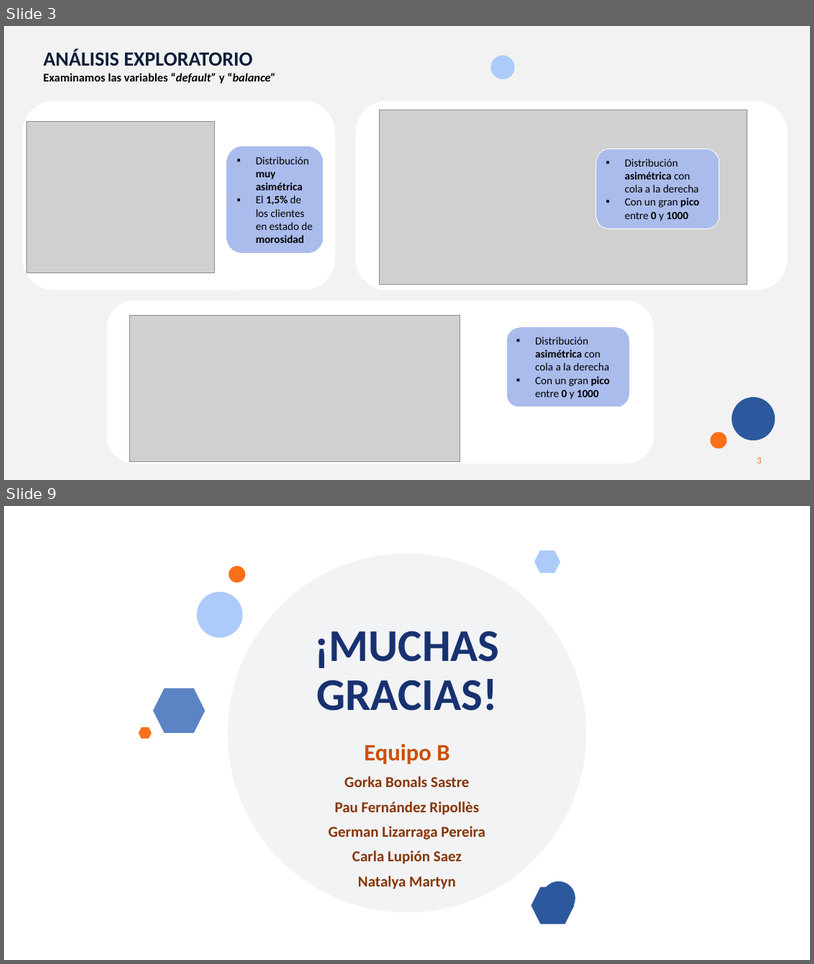
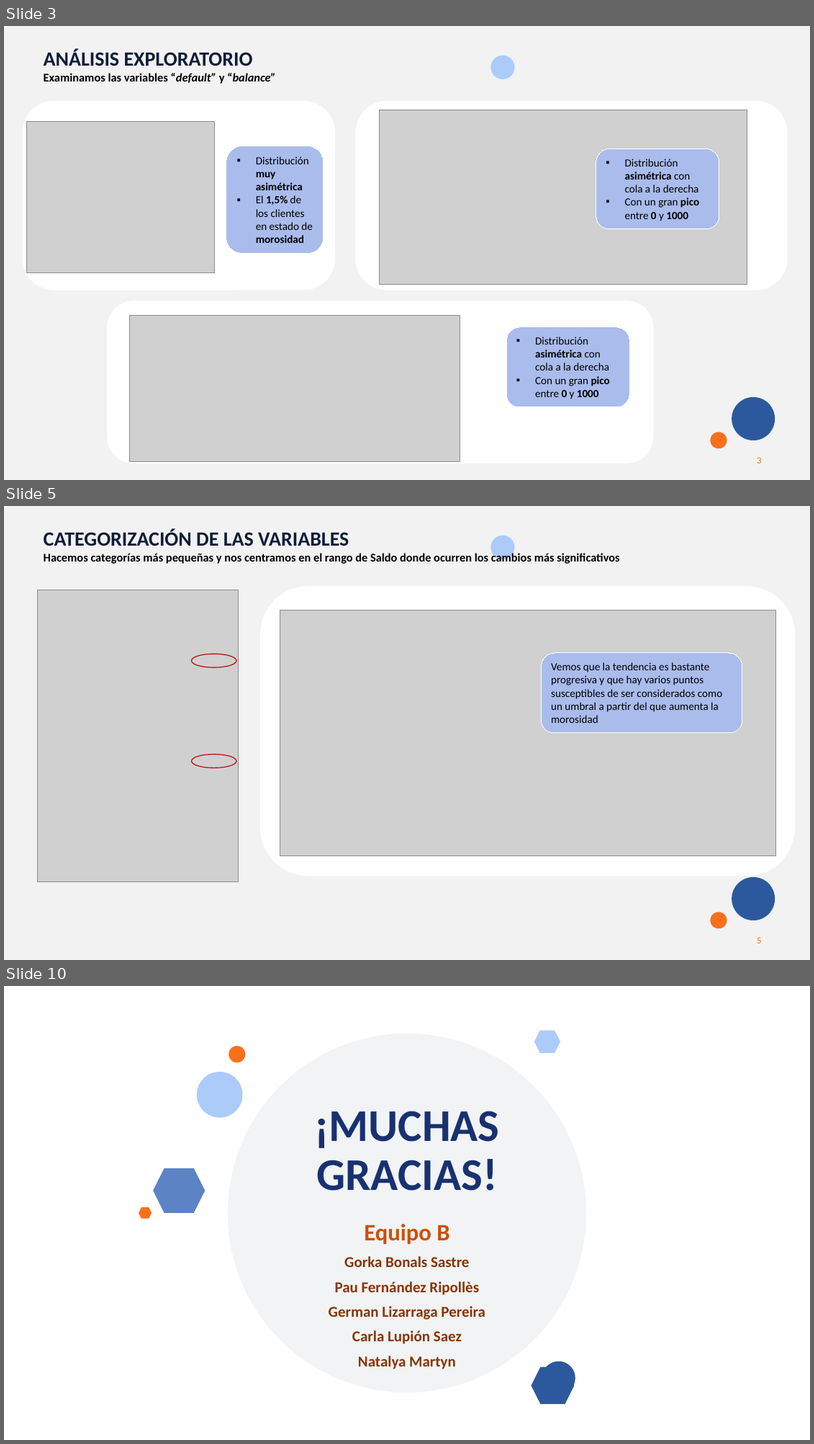
Before and after one commit to MarinaTorba/PersonalDataProrjects, a slide deck: Equip_B/results/S3_Presentacion_Finanzas.pptx. Shown one above the other, each under a label of ours: slides 3 and 9 before the commit, slides 3, 5 and 10 after it; the slides between them are not shown. The pictures are 814x964 and 814x1444 pixels, drawn with LibreOffice and Linux fonts; fonts in the diff are those of the drawing; grey boxes stand for pictures; background and template pictures are left out. Boxes give left, top, right and bottom in pixels: in the first picture for what was removed or moved away, otherwise in the second. Text is boxed around its words. In the diff, an @@ line names an element or a change of style, - is before the commit and + after.

```diff
--- a/Equip_B/results/S3_Presentacion_Finanzas.pptx
+++ b/Equip_B/results/S3_Presentacion_Finanzas.pptx
@@ slide 5 added at (4,506,810,960), background #F2F2F2; not listed: 4 template elements that a slide beside it also shows @@
@@ text added at (44,528,620,564), 14 pt, text #000000, bold @@
+CATEGORIZACIÓN DE LAS VARIABLES
+Hacemos categorías más pequeñas y nos centramos en el rango de Saldo donde ocurren los cambios más significativos
@@ picture added at (38,590,239,882) @@
@@ rounded rectangle added at (260,586,796,875), fill #FFFFFF @@
@@ picture added at (280,610,777,856) @@
@@ ellipse added at (191,654,237,667), outline #C00000 1 pt @@
@@ rounded rectangle added at (542,653,743,733), fill #AABCEC, outline #FFFFFF 0.75 pt, 13 pt, text #000000 @@
+Vemos que la tendencia es bastante progresiva y que hay varios puntos susceptibles de ser considerados como un umbral a partir del que aumenta la morosidad
@@ ellipse added at (191,754,237,767), outline #C00000 1 pt @@
@@ rectangle added at (4,929,173,960), fill #F2F2F2 @@
@@ what was slide 9 is now slide 10 @@
```
Also in this commit, not shown: 2 slides changed, 3 other slides added, 3 slides removed, 1 other file.
